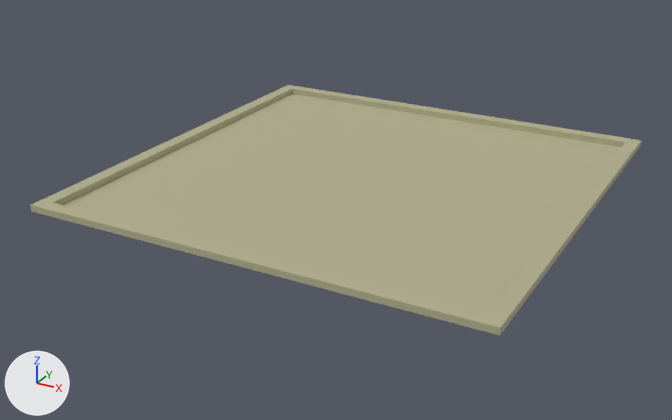
The FBX model Museum of Pierre/Assets/Models/Tile3.fbx, before and after one commit.
The view is the same before and after, from a 50 mm lens placed at (9.81, -15.49, 1.55), pointed at (7.94, -12.1, -0.15). The lights are fixed; the arrows at lower left show +X, +Y and +Z. Where no turn or scale is listed for an object, it has been applied to the vertices.

Objects in the first picture: 'Big_tile'.
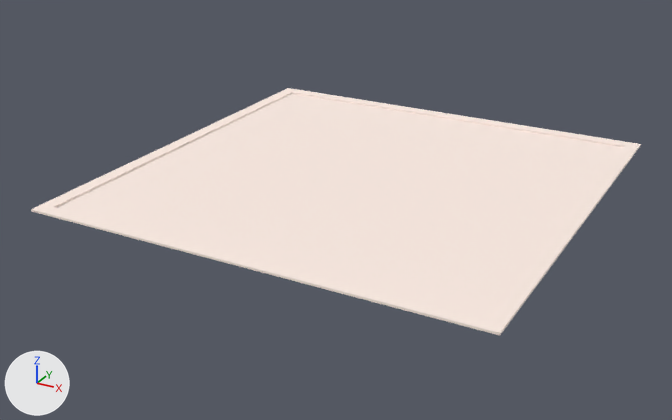
The newer file is also rescaled (x0.01), turned or shifted as a whole; pictures and numbers use the older file's frame.

The change, as a list of edits to the scene's bpy script:
```text
Change mat_tiled_floor:
    mat_tiled_floor.base_color: (0.44, 0.426, 0.267) -> (1.0, 0.856, 0.784)  # beige #b1af8d -> white #ffeee5
Change me_mesh:
    where me_mesh.from_pydata(...)  # 16 vertices, 13 faces; spans x 0.0..2.03, y 0.0..2.03, z 0.0..0.03
    used by ob_big_tile; location = (7.0, -13.0, -0.006)
    me_mesh part 1: the whole mesh is scaled about its middle by (-1, -1, 0.325), then moved by (0.0, 0.0, -0.01)
```

Location of each change, (x1, y1, x2, y2) in pixels of the pictures (672 x 420 px):
'Big_tile', recoloured, mesh rescaled (beige to white): before (31, 85, 641, 335); after (31, 88, 641, 335)
